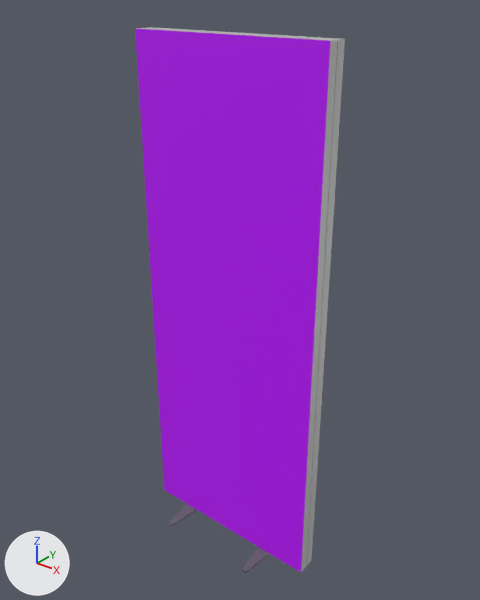
An edit to the glTF model models/backdrops/SEG/seg_3ft.glb, drawn before and after from the same camera.
The view is the same before and after, from a 50 mm lens placed at (1.68, -2.03, 2.58), pointed at (0.01, 0.06, 1.29). Arrows for +X, +Y and +Z are at lower left; the lights stay in place. The picture after the commit comes second.

In view in the first picture: 'SEG 3ft'.
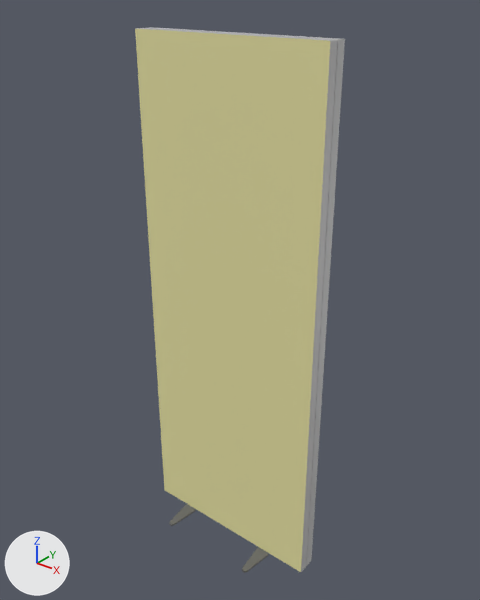
Commit message: SEG Color

The change, as a diff of the scene's bpy script:
```diff
--- a/models/backdrops/SEG/seg_3ft.glb.py
+++ b/models/backdrops/SEG/seg_3ft.glb.py
@@ mat_paint_color @@
 n2 = _N.new('ShaderNodeMix'); n2.name = 'Mix'
 n2.inputs[0].default_value = 1.0  # 'Factor'
-n2.inputs[7].default_value = (0.502, 0.0, 1.0, 1.0)  # 'B', purple #bc00ff
+n2.inputs[7].default_value = (0.8, 0.76, 0.368, 1.0)  # 'B', beige #e7e2a3
 n3 = _N.new('ShaderNodeVertexColor'); n3.name = 'Color Attribute'
```

What differs and where, as boxes (x1, y1, x2, y2) in the pictures (480 x 600 px):
'SEG 3ft', surface changed (purple to beige)
    both: (135, 27, 334, 573)
